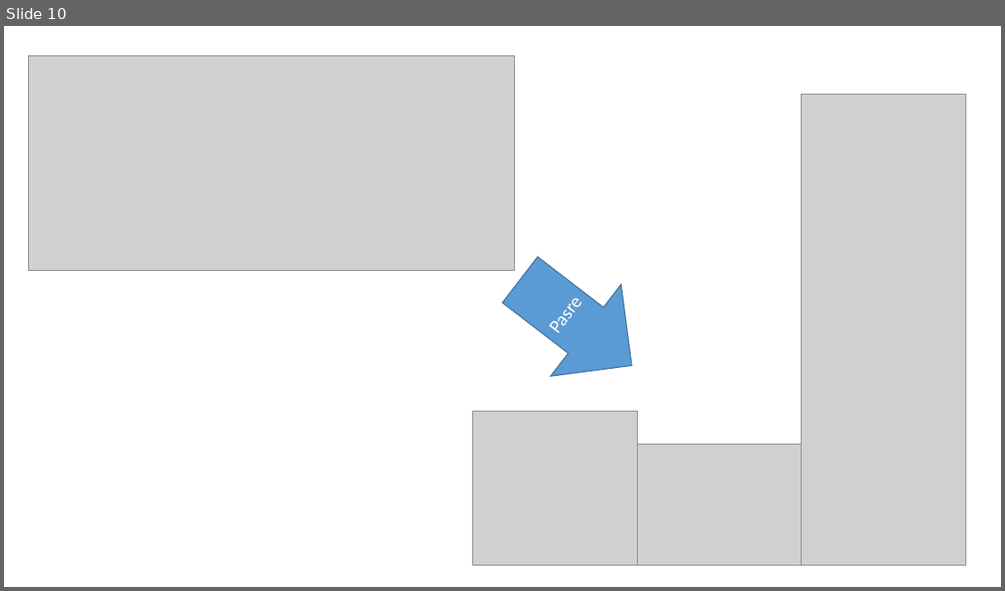
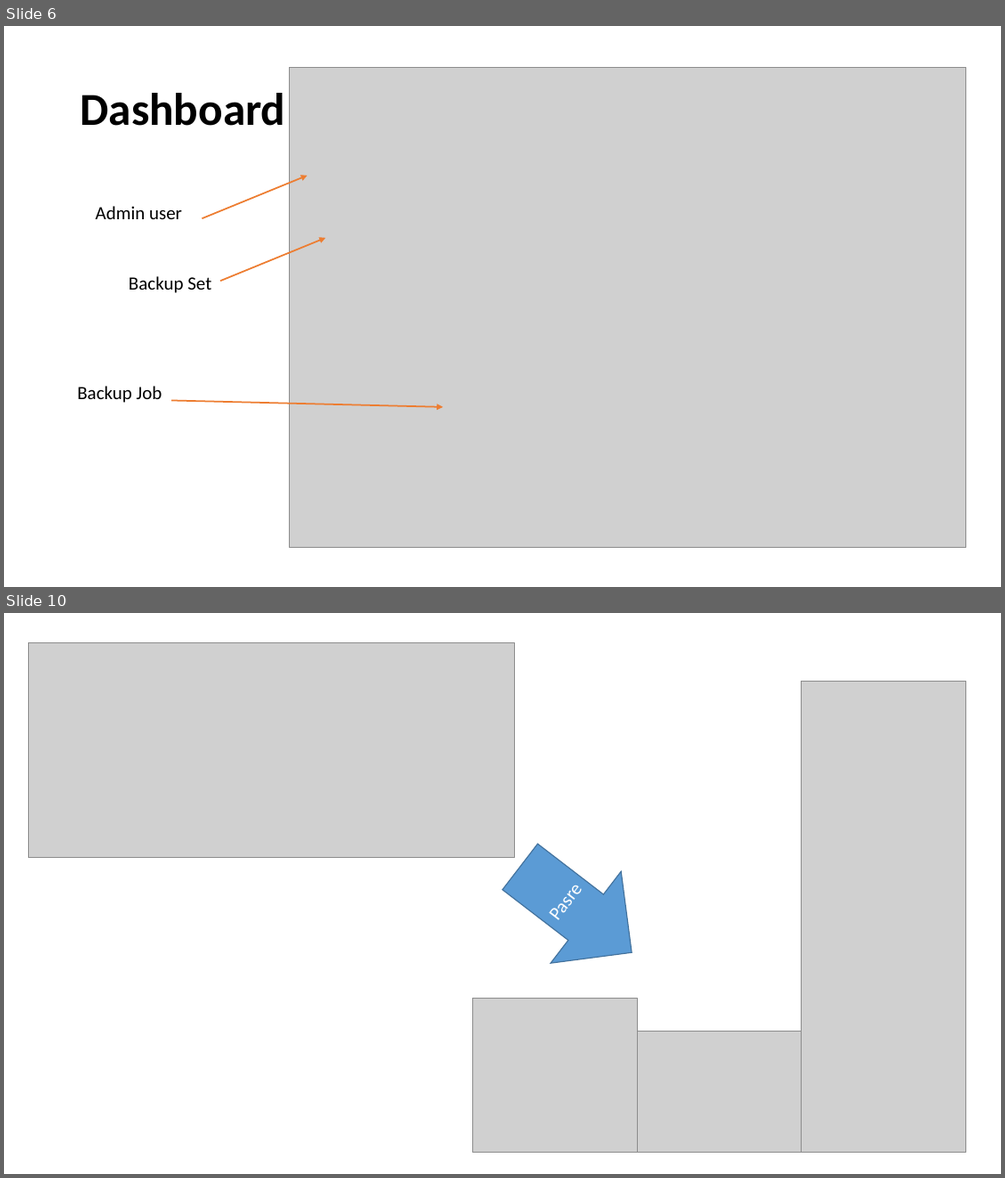
Before and after one commit to nguyenmanhphuc/DoAnA, a slide deck: BÁO CÁO THỰC TẬP.pptx. Shown one above the other, each under a label of ours: slide 10 before the commit, slides 6 and 10 after it; the slides between them are not shown. The pictures are 1005x591 and 1005x1178 pixels, drawn with LibreOffice and Linux fonts; fonts in the diff are those of the drawing; grey boxes stand for pictures. Boxes give left, top, right and bottom in pixels: in the first picture for what was removed or moved away, otherwise in the second. Text is boxed around its words. In the diff, an @@ line names an element or a change of style, - is before the commit and + after.

```diff
--- a/BÁO CÁO THỰC TẬP.pptx
+++ b/BÁO CÁO THỰC TẬP.pptx
@@ slide 6 added at (x1=4, y1=26, x2=1001, y2=587), background #FFFFFF @@
@@ picture added at (x1=289, y1=67, x2=966, y2=548) @@
@@ title added at (x1=80, y1=93, x2=285, y2=126), 44 pt, text #000000, bold @@
+Dashboard
@@ arrow added from (202, 218) to (307, 176), #ED7D31 1.5 pt @@
@@ text added at (x1=96, y1=206, x2=182, y2=219), 18 pt, text #000000 @@
+Admin user
@@ arrow added from (220, 281) to (325, 238), #ED7D31 1.5 pt @@
@@ text added at (x1=129, y1=276, x2=211, y2=293), 18 pt, text #000000 @@
+Backup Set
@@ text added at (x1=77, y1=386, x2=162, y2=402), 18 pt, text #000000 @@
+Backup Job
@@ arrow added from (171, 401) to (443, 407), #ED7D31 1.5 pt @@
```
Also in this commit, not shown: 12 slides changed, 1 slide removed, 1 other file.
